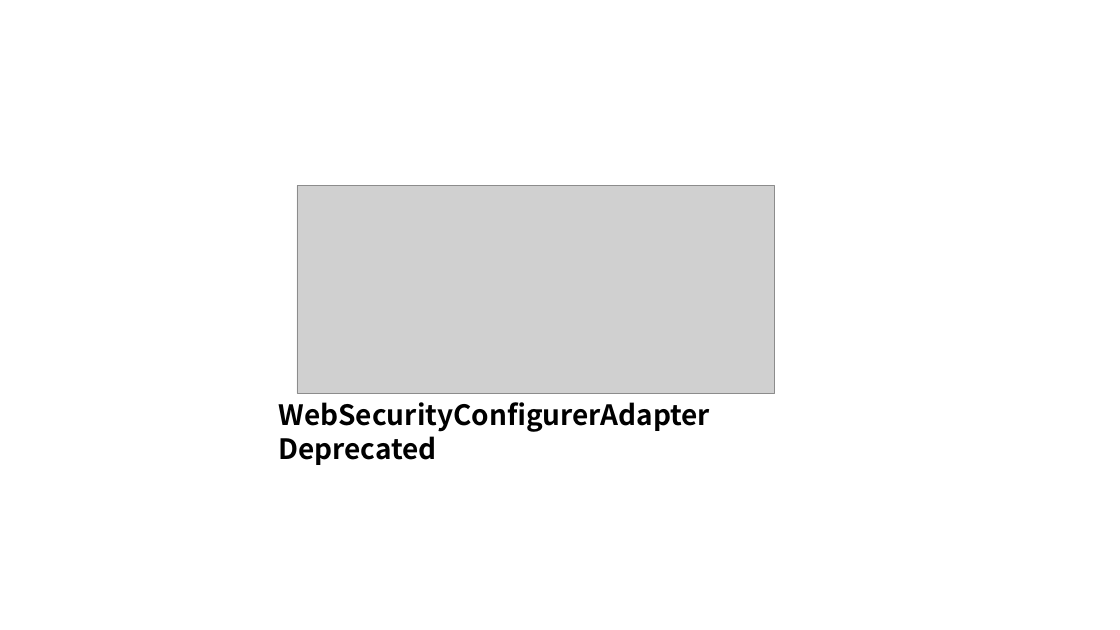
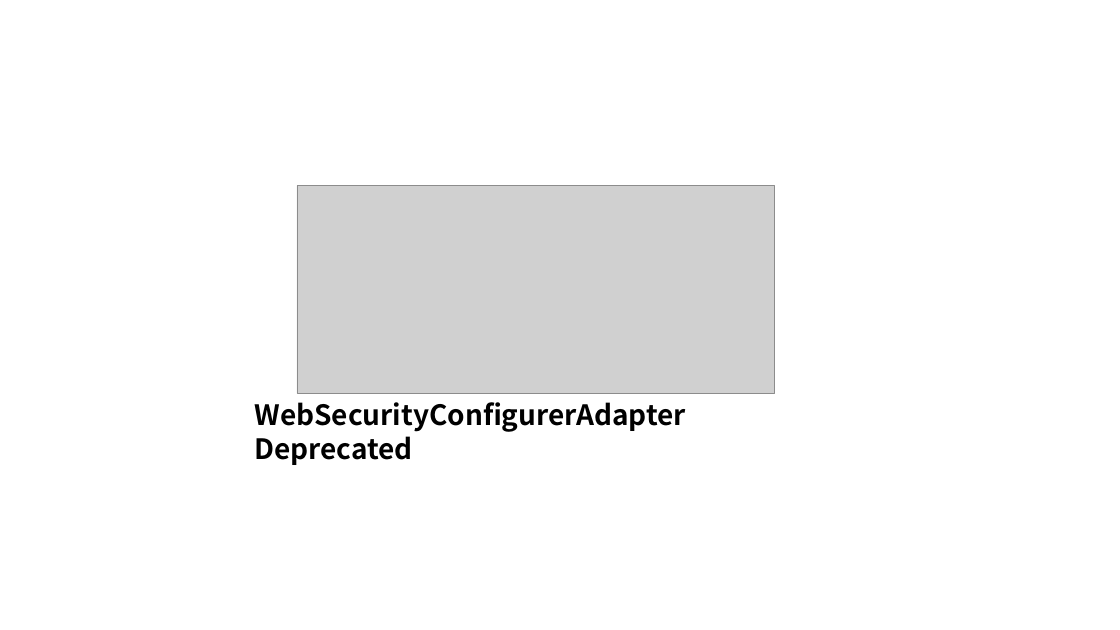
Before and after one commit to KoEonYack/Tistory-Coveant, a slide deck: slide 1 of Article/SpringSecurity/WebSecurityConfigurerAdapter_deprecated/img/img.pptx. Drawn at 1120x630 pixels with LibreOffice and Linux fonts; fonts in the diff are those of the drawing; grey boxes stand for pictures. Boxes give left, top, right and bottom in pixels: in the first picture for what was removed or moved away, otherwise in the second. Text is boxed around its words. In the diff, an @@ line names an element or a change of style, - is before the commit and + after.

```diff
--- a/Article/SpringSecurity/WebSecurityConfigurerAdapter_deprecated/img/img.pptx
+++ b/Article/SpringSecurity/WebSecurityConfigurerAdapter_deprecated/img/img.pptx
@@ text "WebSecurityConfigurerAdapter Deprecated": place and size @@
-text "WebSecurityConfigurerAdapter Deprecated" at <box>279,402,710,465</box>
+text "WebSecurityConfigurerAdapter Deprecated" at <box>254,402,685,465</box>
```
Also in this commit, not shown: 10 other files.
